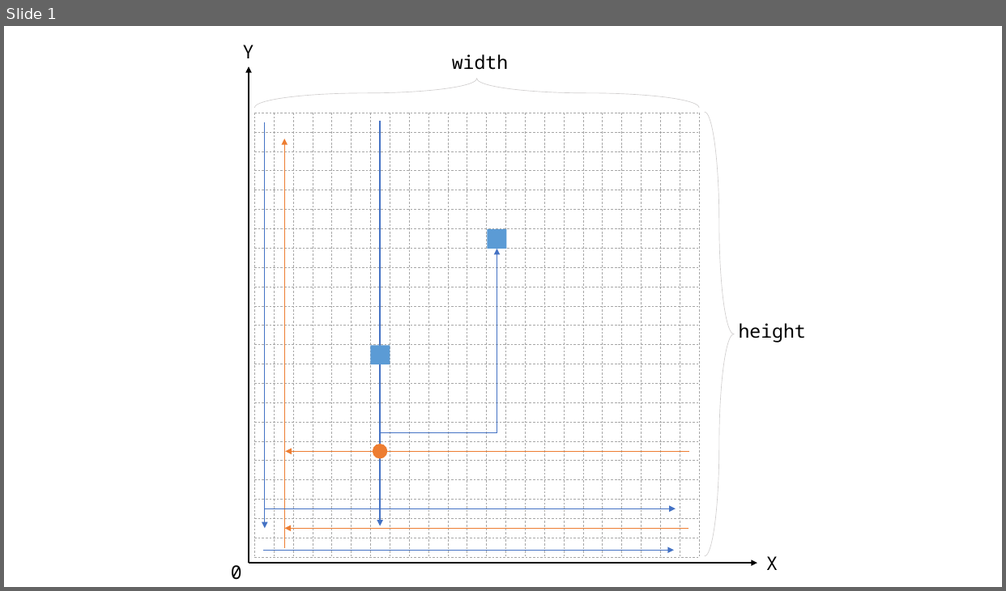
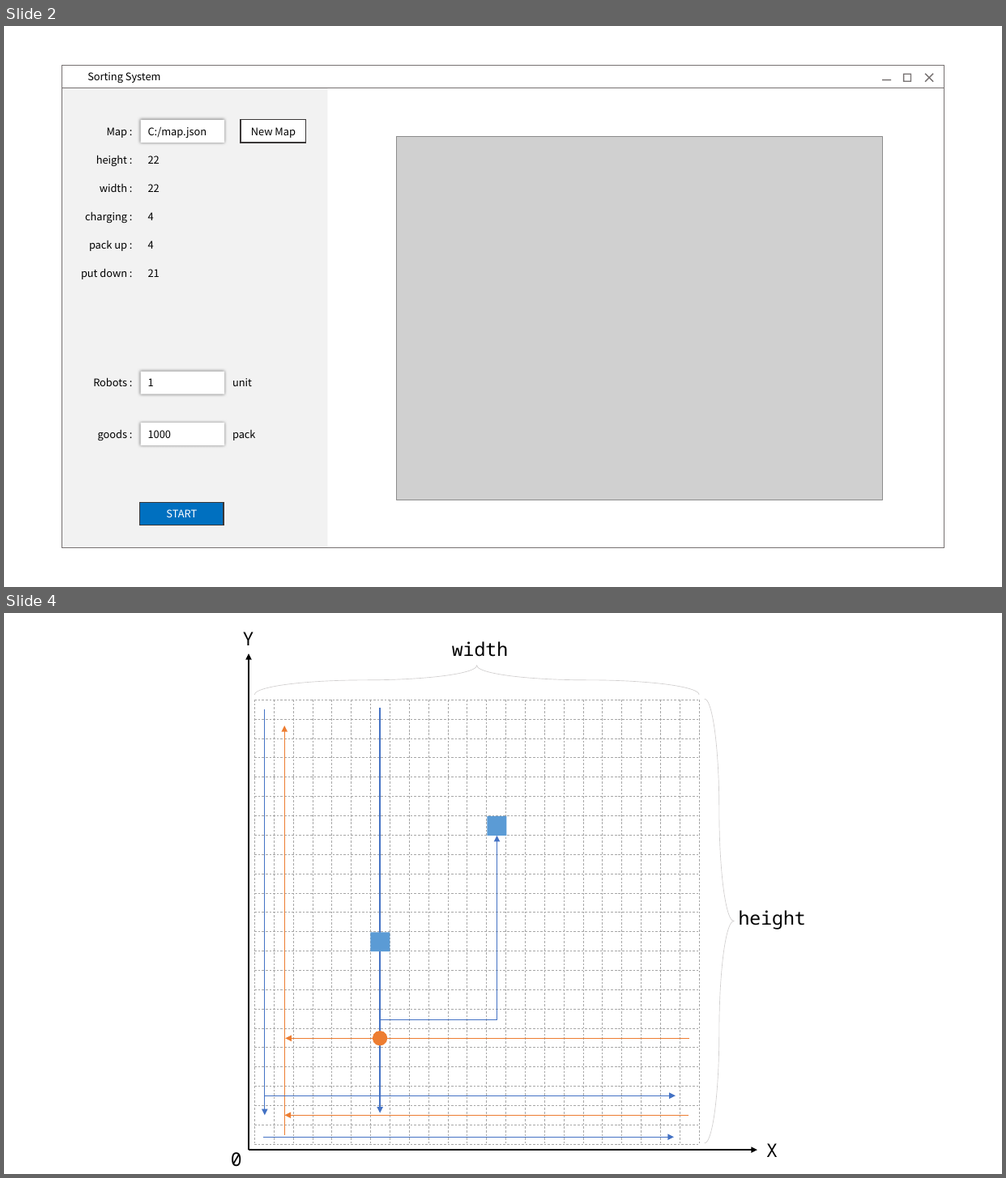
Before and after one commit to zyldgd/Sorting_System, a slide deck: arch.pptx. Shown one above the other, each under a label of ours: slide 1 before the commit, slides 2 and 4 after it; the slides between them are not shown. The pictures are 1006x591 and 1006x1178 pixels, drawn with LibreOffice and Linux fonts; fonts in the diff are those of the drawing; grey boxes stand for pictures; background and template pictures are left out. Boxes give left, top, right and bottom in pixels: in the first picture for what was removed or moved away, otherwise in the second. Text is boxed around its words. In the diff, an @@ line names an element or a change of style, - is before the commit and + after.

```diff
--- a/arch.pptx
+++ b/arch.pptx
@@ slide 2 added at <box>4,26,1002,587</box>, background #FFFFFF @@
@@ rectangle added at <box>62,65,944,548</box>, outline #767171 1 pt @@
@@ rectangle added at <box>62,65,944,88</box>, fill #FFFFFF, outline #767171 1 pt, 10 pt, text #000000 @@
+Sorting System
@@ frame added at <box>903,74,911,82</box>, fill #767171 @@
@@ plus added at <box>922,70,938,85</box>, fill #767171 @@
@@ rectangle added at <box>62,88,327,548</box>, fill #F2F2F2 @@
@@ rectangle added at <box>882,79,891,80</box>, fill #767171 @@
@@ rectangle added at <box>140,120,224,142</box>, fill #FFFFFF, 10 pt, text #000000 @@
+C:/map.json
@@ rectangle added at <box>241,120,305,142</box>, fill #FFFFFF, outline #3B3838 1 pt, 10 pt, text #000000 @@
+New Map
@@ text added at <box>107,127,128,138</box>, 10 pt, text #000000 @@
+Map :
@@ picture added at <box>396,136,882,500</box> @@
@@ text added at <box>96,155,127,167</box>, 10 pt, text #000000 @@
+height :
@@ text added at <box>148,156,160,164</box>, 10 pt, text #000000 @@
+22
@@ text added at <box>100,183,127,192</box>, 10 pt, text #000000 @@
+width :
@@ text added at <box>148,184,160,192</box>, 10 pt, text #000000 @@
+22
@@ text added at <box>85,211,127,224</box>, 10 pt, text #000000 @@
+charging :
@@ text added at <box>148,212,154,220</box>, 10 pt, text #000000 @@
+4
@@ text added at <box>89,241,127,251</box>, 10 pt, text #000000 @@
+pack up :
@@ text added at <box>148,241,154,249</box>, 10 pt, text #000000 @@
+4
@@ text added at <box>81,268,127,280</box>, 10 pt, text #000000 @@
+put down :
@@ text added at <box>148,269,160,277</box>, 10 pt, text #000000 @@
+21
@@ text added at <box>93,378,127,386</box>, 10 pt, text #000000 @@
+Robots :
@@ rectangle added at <box>140,372,224,395</box>, fill #FFFFFF, 10 pt, text #000000 @@
+1
@@ text added at <box>232,378,252,386</box>, 10 pt, text #000000 @@
+unit
@@ text added at <box>98,429,127,441</box>, 10 pt, text #000000 @@
+goods :
@@ rectangle added at <box>140,423,224,446</box>, fill #FFFFFF, 10 pt, text #000000 @@
+1000
@@ text added at <box>232,430,256,441</box>, 10 pt, text #000000 @@
+pack
@@ rectangle added at <box>139,503,224,525</box>, fill #0070C0, outline #3B3838 1 pt, 10 pt, text #FFFFFF @@
+START
@@ what was slide 1 is now slide 4 @@
```
Also in this commit, not shown: 2 other slides added, 1 slide removed, 12 other files.
